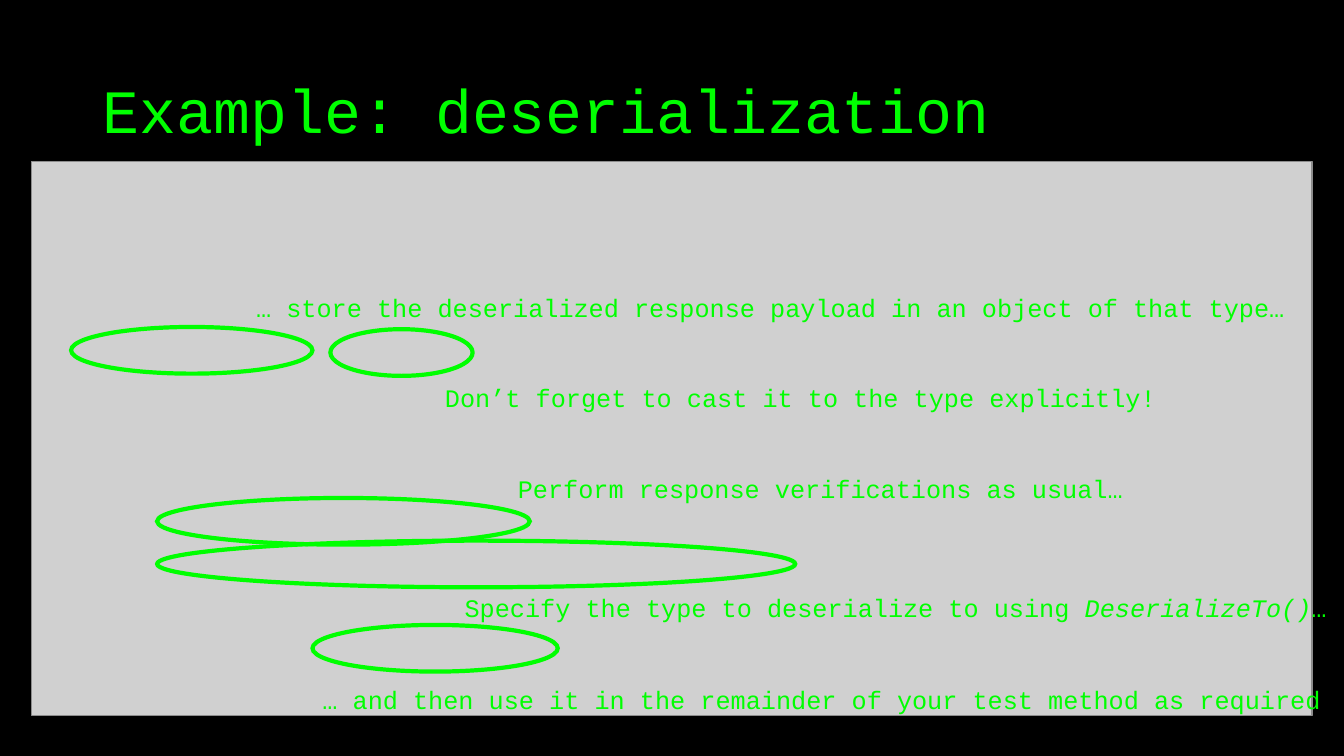
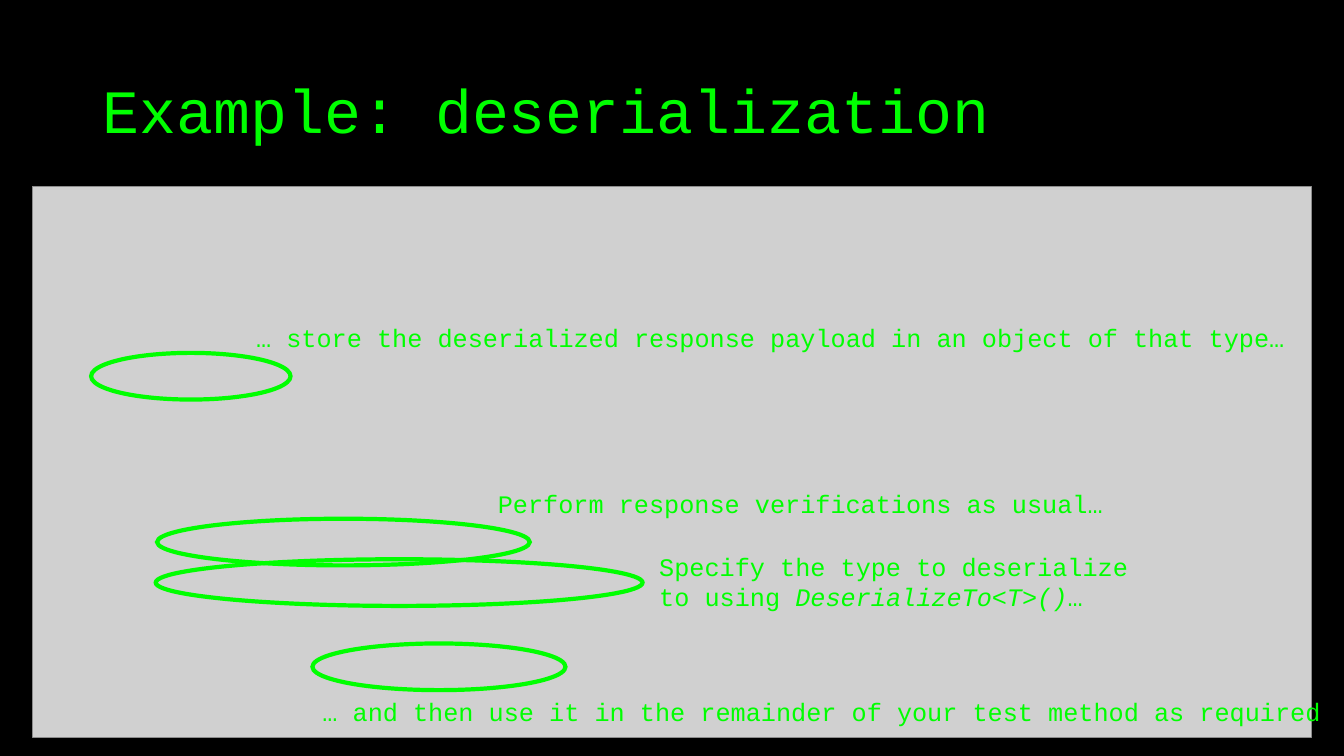
Before and after one commit to basdijkstra/rest-assured-net-workshop, a slide deck: slide 56 of RestAssuredNetWorkshop.pptx. Drawn at 1344x756 pixels with LibreOffice and Linux fonts; fonts in the diff are those of the drawing; grey boxes stand for pictures. Boxes give left, top, right and bottom in pixels: in the first picture for what was removed or moved away, otherwise in the second. Text is boxed around its words. In the diff, an @@ line names an element or a change of style, - is before the commit and + after.

Commit message:
Update examples and answers using new deserialization syntax

```diff
--- a/RestAssuredNetWorkshop.pptx
+++ b/RestAssuredNetWorkshop.pptx
@@ picture: place and size @@
-picture at <box>32,161,1313,716</box>
+picture at <box>32,187,1312,737</box>
@@ text "… store the deserialized response ...": place and size @@
-text "… store the deserialized response ..." at <box>286,299,1285,323</box>
+text "… store the deserialized response ..." at <box>286,328,1285,353</box>
@@ ellipse: place and size @@
-ellipse at <box>72,327,313,373</box>
+ellipse at <box>91,353,290,399</box>
@@ ellipse removed at <box>331,330,473,376</box> @@
@@ text removed at <box>445,388,1155,413</box> @@
-Don’t forget to cast it to the type explicitly!
@@ text "Perform response verifications as usual…": place and size @@
-text "Perform response verifications as usual…" at <box>518,479,1123,504</box>
+text "Perform response verifications as usual…" at <box>498,495,1103,519</box>
@@ ellipse: place and size @@
-ellipse at <box>157,498,530,544</box>
+ellipse at <box>157,519,530,566</box>
@@ ellipse: place and size @@
-ellipse at <box>157,540,796,587</box>
+ellipse at <box>156,560,643,606</box>
@@ text at <box>659,557,1128,612</box>: text changed @@
-Specify the type to deserialize to using DeserializeTo()…
+Specify the type to deserialize to using DeserializeTo<T>()…
@@ ellipse: place and size @@
-ellipse at <box>313,625,558,671</box>
+ellipse at <box>313,643,566,690</box>
@@ text "… and then use it ...": place and size @@
-text "… and then use it ..." at <box>353,691,1320,718</box>
+text "… and then use it ..." at <box>353,703,1320,730</box>
```
Also in this commit, not shown: 2 other slides changed, 4 other files.
